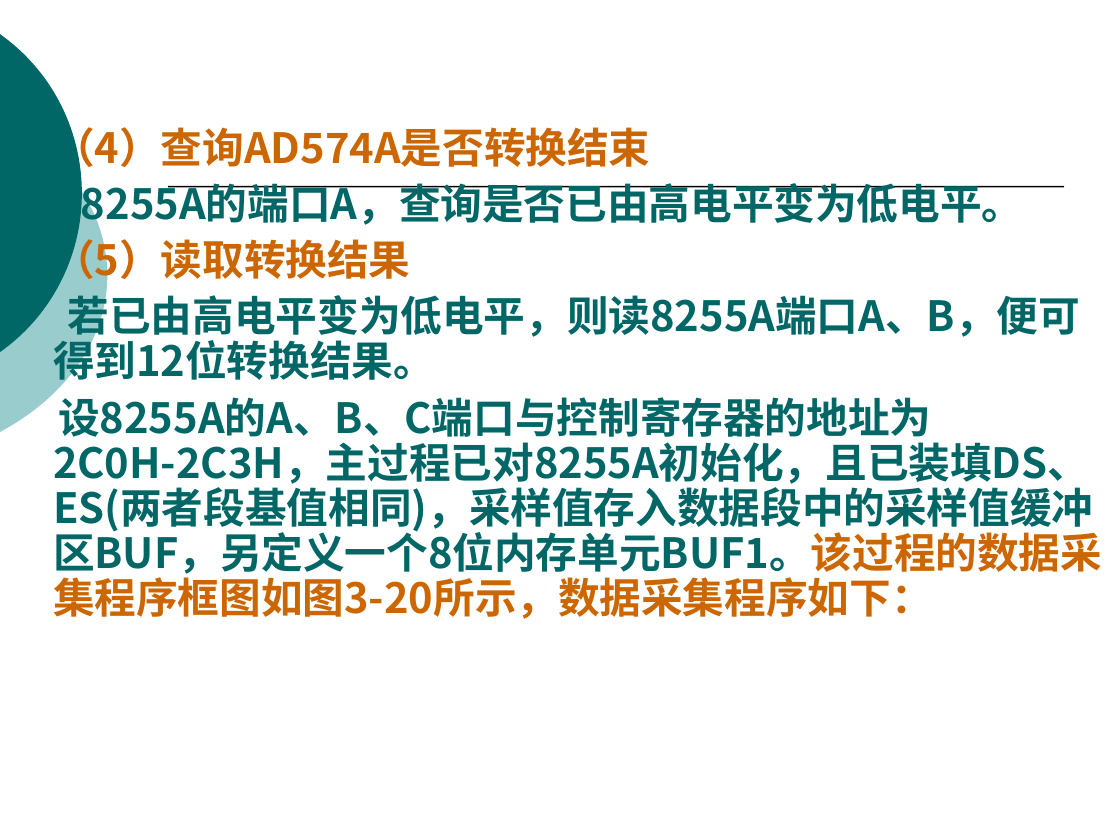
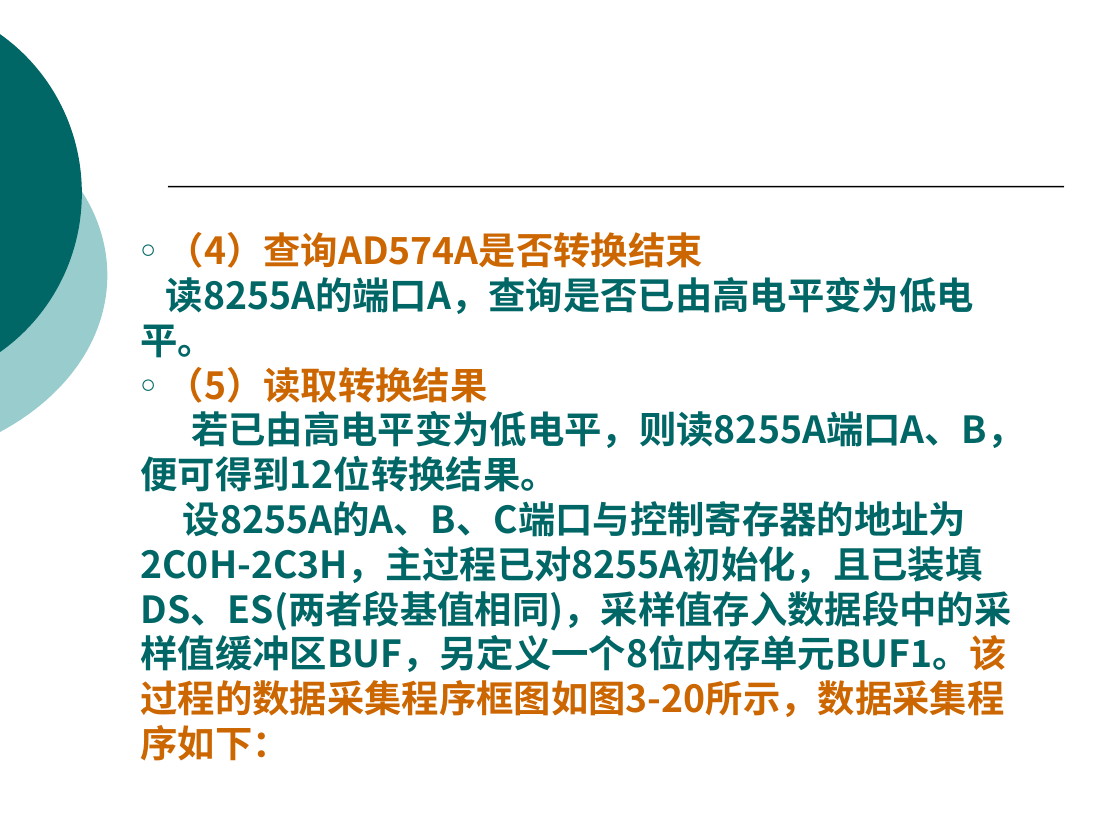
Before and after one commit to origin2007/computer_system, a slide deck: slide 88 of 02模拟输入.ppt (slide 91 before the commit). Drawn at 1120x840 pixels with LibreOffice and Linux fonts; fonts in the diff are those of the drawing. Boxes give left, top, right and bottom in pixels: in the first picture for what was removed or moved away, otherwise in the second. Text is boxed around its words. In the diff, an @@ line names an element or a change of style, - is before the commit and + after.

```diff
--- a/02模拟输入.ppt
+++ b/02模拟输入.ppt
@@ text "（4）查询AD574A是否转换结束": place and size @@
-text "（4）查询AD574A是否转换结束" at (39,121,1102,619)
+text "（4）查询AD574A是否转换结束" at (140,232,1024,761)
@@ text "（4）查询AD574A是否转换结束" at (140,232,1024,761): size 26.8 to 24 pt; indent changed; line spacing 0.9 to 1; less space between paragraphs @@
```
Also in this commit, not shown: 51 other slides changed, 4 slides added, 9 slides removed, 1 other file.
